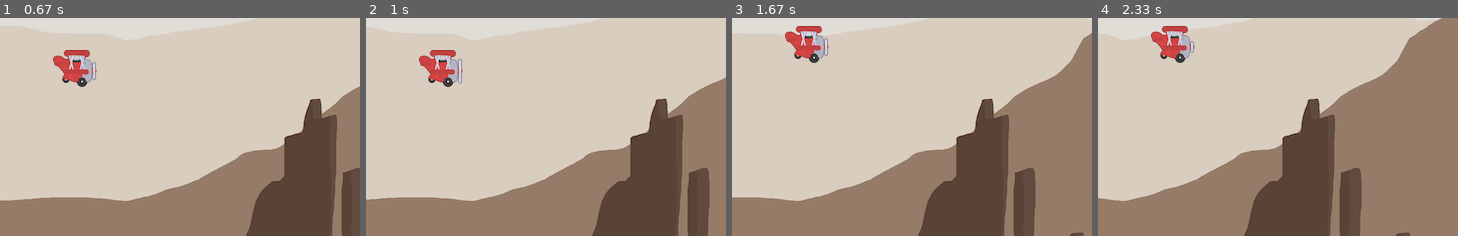
Above: before the commit, frames 1-4 (left to right).
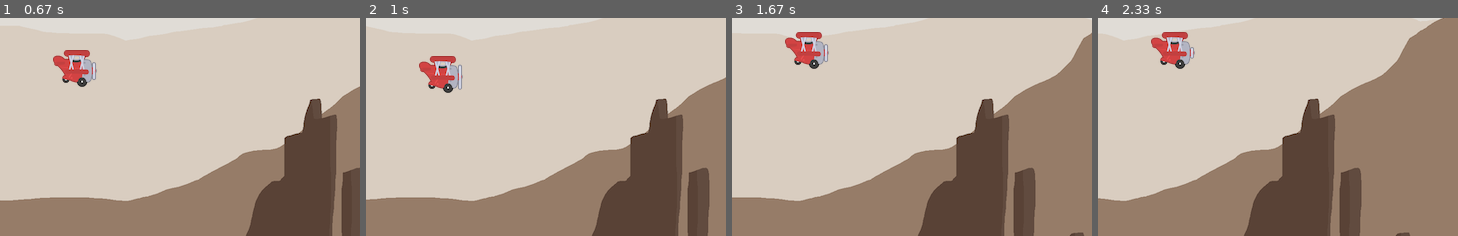
Above: after the commit, the same moments.

Repository: kantel/pygameprojects
Game: pygame game, started from pizzaplane/pizzaplane01.py
Same seed, same stepped clock (60 frames per second), same inputs: the game is played once before the commit and once after it.
Inputs:
- Up to frame 1 (0.67 s): hold Up from 0.33 s (still down)
- Up to frame 2 (1 s): release Up at 0.8 s; hold Down from 0.83 s (still down)
- Up to frame 3 (1.67 s): release Down at 1.13 s; hold Up 1.17-1.53 s; hold Down from 1.57 s (still down)
- Up to frame 4 (2.33 s): release Down at 1.93 s; hold Up 1.97-2.27 s; hold Down from 2.3 s (still down)
The pictures show only the part of the screen within x 0-50%, y 13-63%; the shares and areas given below are measured in that part.

Frame 1 is identical in both runs. In frame 2, 1.4% of the frame differs, in the area x 14-27%, y 14-35%; in frame 3, 1.4%; in frame 4, 1.4%.

Commit message:
Update pizzaplane01.py

Diff:
--- a/pizzaplane/pizzaplane01.py
+++ b/pizzaplane/pizzaplane01.py
@@ -113,6 +113,9 @@
             elif event.key == pygame.K_DOWN:
                 plane.dir = "DOWN"
 
+        if event.type == pygame.KEYUP:
+            plane.dir = "NONE"
+
     backs.update()
     backs.draw(screen)
     all_sprites.update()
